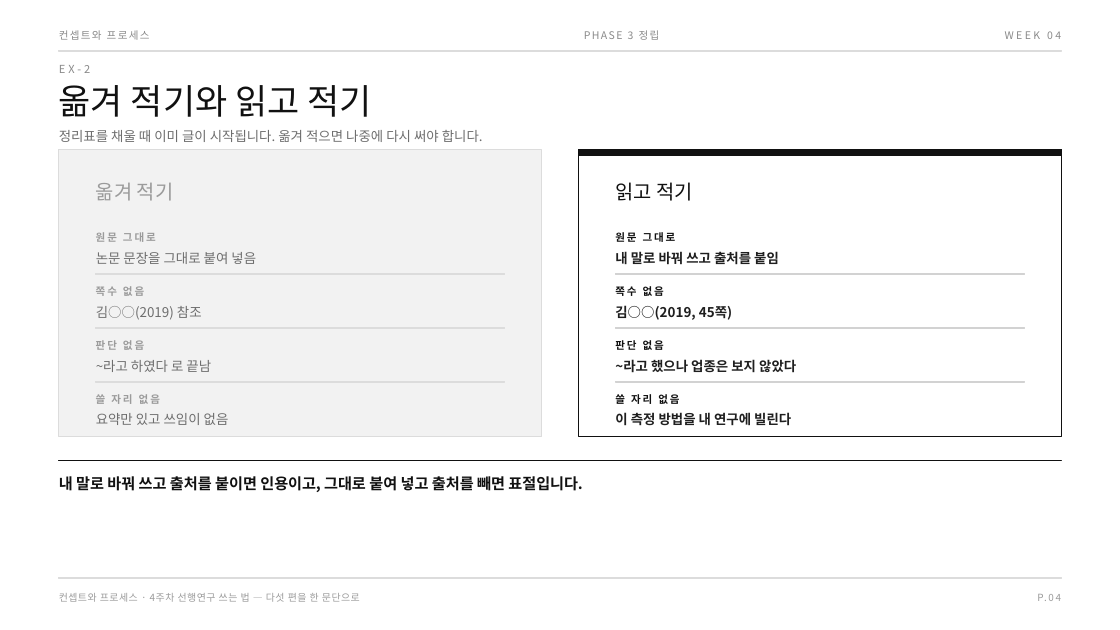
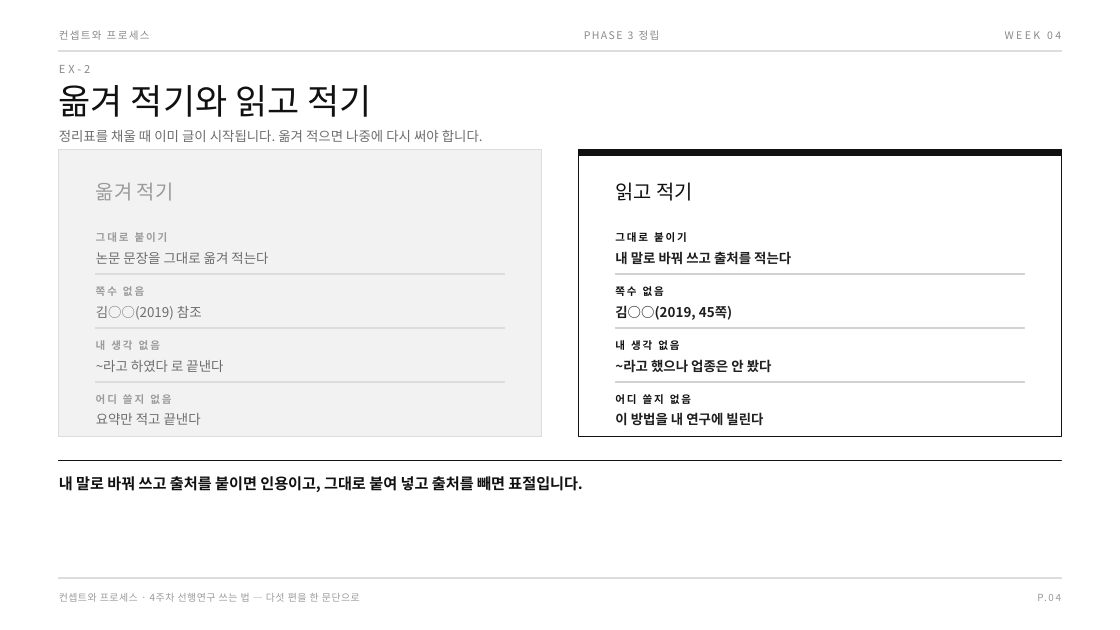
Before and after one commit to design-eng/MIN.D, a slide deck: slide 7 of dist/weeks-대학원/컨셉트와프로세스_04주차_선행연구쓰는법.pptx. Drawn at 1120x630 pixels with LibreOffice and Linux fonts; fonts in the diff are those of the drawing. Boxes give left, top, right and bottom in pixels: in the first picture for what was removed or moved away, otherwise in the second. Text is boxed around its words. In the diff, an @@ line names an element or a change of style, - is before the commit and + after.

```diff
--- a/dist/weeks-대학원/컨셉트와프로세스_04주차_선행연구쓰는법.pptx
+++ b/dist/weeks-대학원/컨셉트와프로세스_04주차_선행연구쓰는법.pptx
@@ text at [96,232,168,242]: text changed @@
-원문 그대로
+그대로 붙이기
@@ text at [615,232,687,242]: text changed @@
-원문 그대로
+그대로 붙이기
@@ text at [96,252,268,264]: text changed @@
-논문 문장을 그대로 붙여 넣음
+논문 문장을 그대로 옮겨 적는다
@@ text at [615,251,791,265]: text changed @@
-내 말로 바꿔 쓰고 출처를 붙임
+내 말로 바꿔 쓰고 출처를 적는다
@@ text at [96,340,160,350]: text changed @@
-판단 없음
+내 생각 없음
@@ text at [615,359,772,373]: text changed @@
-~라고 했으나 업종은 보지 않았다
+~라고 했으나 업종은 안 봤다
@@ text at [615,340,679,350]: text changed @@
-판단 없음
+내 생각 없음
@@ text at [96,360,223,372]: text changed @@
-~라고 하였다 로 끝남
+~라고 하였다 로 끝낸다
@@ text at [96,394,171,404]: text changed @@
-쓸 자리 없음
+어디 쓸지 없음
@@ text at [96,413,201,425]: text changed @@
-요약만 있고 쓰임이 없음
+요약만 적고 끝낸다
@@ text at [615,412,763,426]: text changed @@
-이 측정 방법을 내 연구에 빌린다
+이 방법을 내 연구에 빌린다
@@ text at [615,394,691,404]: text changed @@
-쓸 자리 없음
+어디 쓸지 없음
```
Also in this commit, not shown: 15 other slides changed, 4 other files.
